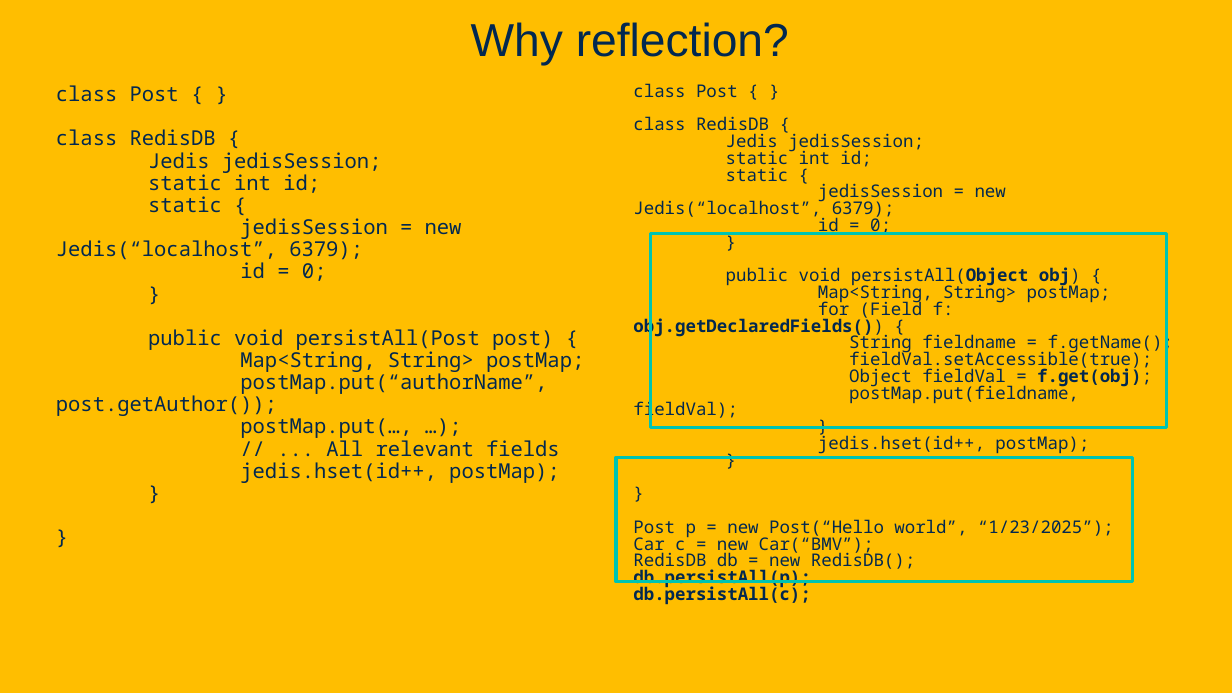
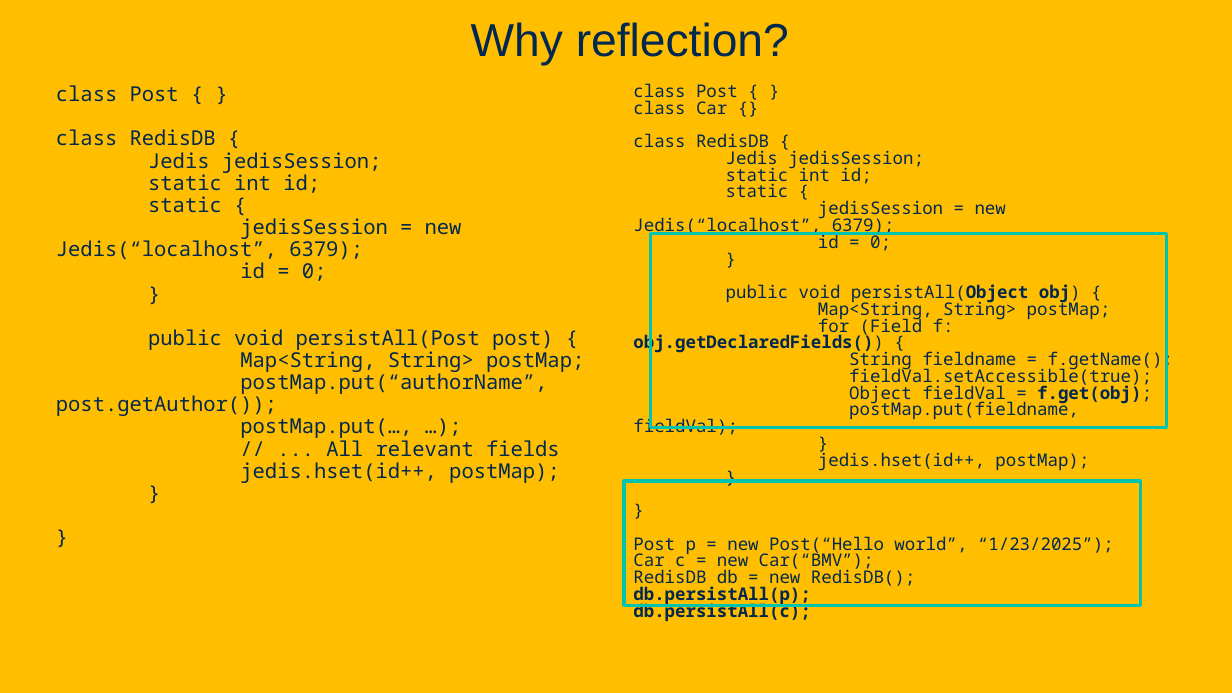
Before and after one commit to davsec-teaching/ecs160-f25, a slide deck: slide 36 of slides/5_annotations_and_reflection.pptx (slide 31 before the commit). Drawn at 1232x693 pixels with LibreOffice and Linux fonts; fonts in the diff are those of the drawing; background and template pictures are left out. Boxes give left, top, right and bottom in pixels: in the first picture for what was removed or moved away, otherwise in the second. Text is boxed around its words. In the diff, an @@ line names an element or a change of style, - is before the commit and + after.

```diff
--- a/slides/5_annotations_and_reflection.pptx
+++ b/slides/5_annotations_and_reflection.pptx
@@ text at [633, 83, 738, 114]: text changed @@
-class Post { }
+class Post { }
+class Car {}
@@ rectangle: place and size @@
-rectangle at [616, 457, 1133, 582]
+rectangle at [624, 482, 1141, 606]
```
Also in this commit, not shown: 10 other slides changed, 9 slides added, 1 slide removed.
